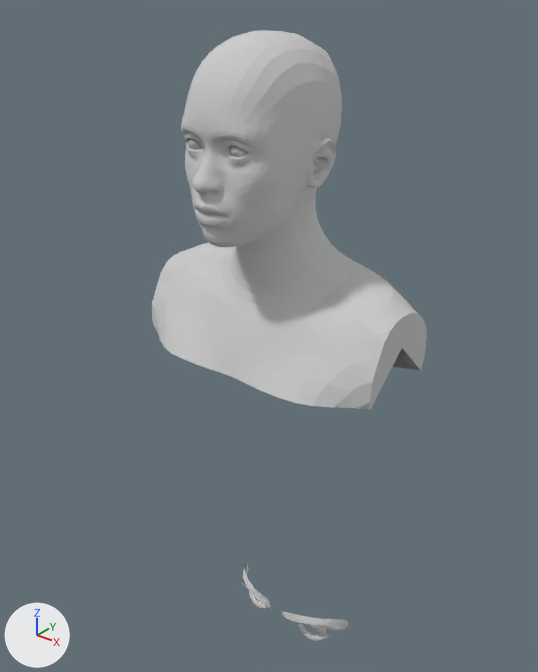
One commit to the glTF model assets/avatar/avatar.glb: the scene before it, then after it.
Before and after are seen from a camera (50 mm lens) standing at (5.25, -6.98, 8.94) and looking at (-0.04, -0.36, 4.83). The lights are fixed; the arrows at lower left show +X, +Y and +Z. The older version comes first. Vertices at exactly the same position are counted once.

The scene before the commit, as lines of its bpy script (objects in view):
```python
me_head = bpy.data.meshes.new('head')
me_head.from_pydata(...)  # 12969 vertices, 25842 faces; spans x -1.72..1.72, y -1.6..0.75, z 4.62..8.42
# faces by material slot: [23702, 100, 1060, 980]
me_head.materials.append(mat_skin)
me_head.materials.append(mat_cut)
me_head.materials.append(mat_eye)
me_head.materials.append(mat_cornea)
me_props = bpy.data.meshes.new('props')
me_props.from_pydata(...)  # 1366 vertices, 2080 faces; spans x -1.0..1.0, y -0.27..0.27, z -0.28..0.28
me_props.materials.append(mat_prop)
ob_head = bpy.data.objects.new('head', me_head)
ob_head.location = (0.0, 0.0, 0.0)
ob_props = bpy.data.objects.new('props', me_props)
ob_props.location = (0.0, 0.0, 0.0)
```
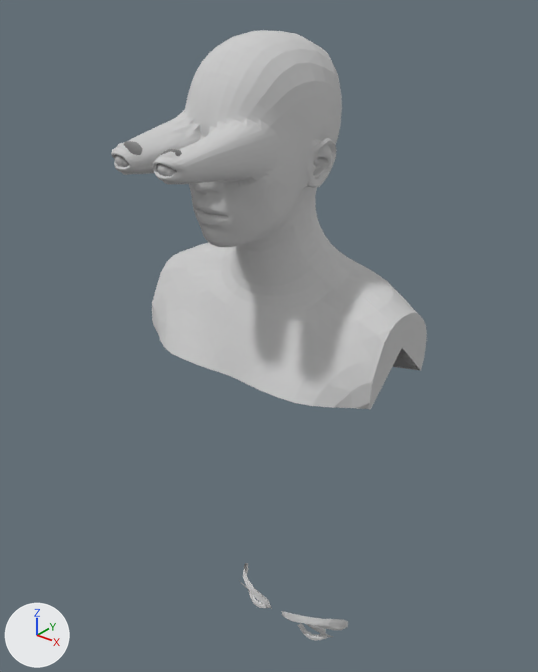
The newer file adds a shape key; the second version is drawn at full value of the shape key 'eyeDp+' of 'head', and the change is written as the vertex moves it makes.

Pixel boxes (x1, y1, x2, y2) of what changed, in the pictures (538 x 672 px; the box of a moved part takes in the faces that stretch with it):
'head', reshaped (15% wider)
    before: (152, 30, 427, 409)
    after: (111, 30, 427, 409)
part 1 of me_head, moved or reshaped
    before: (229, 146, 248, 157)
    after: (157, 149, 182, 176)
part 2 of me_head, moved or reshaped
    before: (188, 138, 202, 150)
    after: (114, 141, 143, 167)
part 3 of me_head, moved or reshaped
    before: (181, 108, 282, 187)
    after: (111, 108, 282, 187)

The edits, one by one:
me_head is used by ob_head; location (0.0, 0.0, 0.0).
me_head had 12969 vertices, 25842 faces and spanned x -1.72..1.72, y -1.6..0.75, z 4.62..8.42.
me_head now has 12969 vertices, 25842 faces and spans x -1.72..1.72, y -2.36..0.75, z 4.62..8.42.
me_head part 1: the loose piece of 256 vertices spanning x 0.13..0.44, y -1.35..-1.12, z 7.21..7.5 is moved by (0.0, -1.0, 0.0).
me_head part 2: the loose piece of 256 vertices spanning x -0.44..-0.13, y -1.35..-1.12, z 7.21..7.5 is moved by (0.0, -1.0, 0.0).
me_head part 3: 5453 of 12969 vertices moved; they spanned x -0.62..0.62, y -1.44..-0.96, z 7.02..7.64 and now span x -0.62..0.62, y -2.36..-0.98, z 7.02..7.64; mean shift (0.0, -0.89, 0.0); largest move (-0.43, -1.3, 7.39) -> (-0.43, -2.3, 7.39).
Other edits to the shape of me_head do not show in these pictures.
